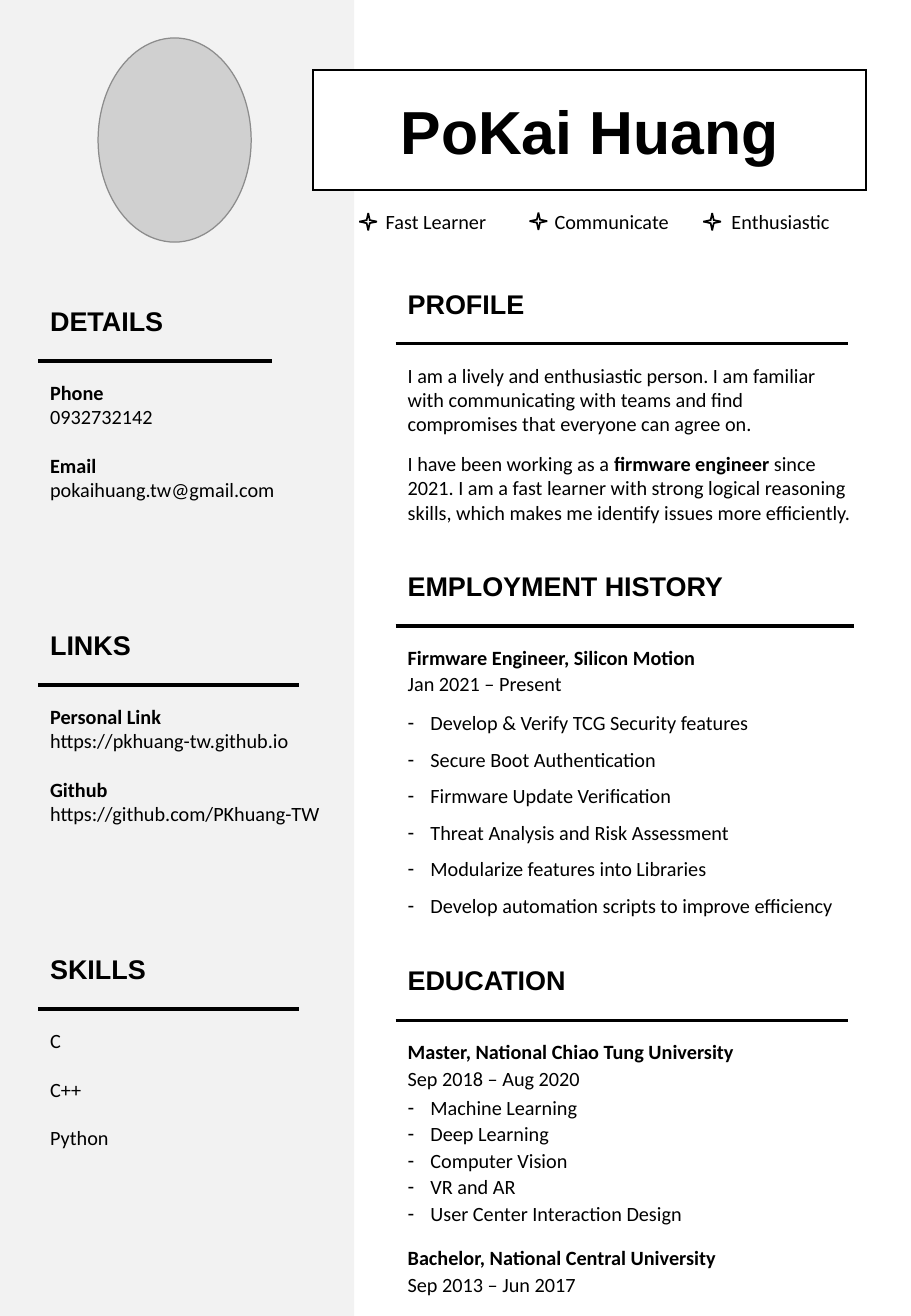
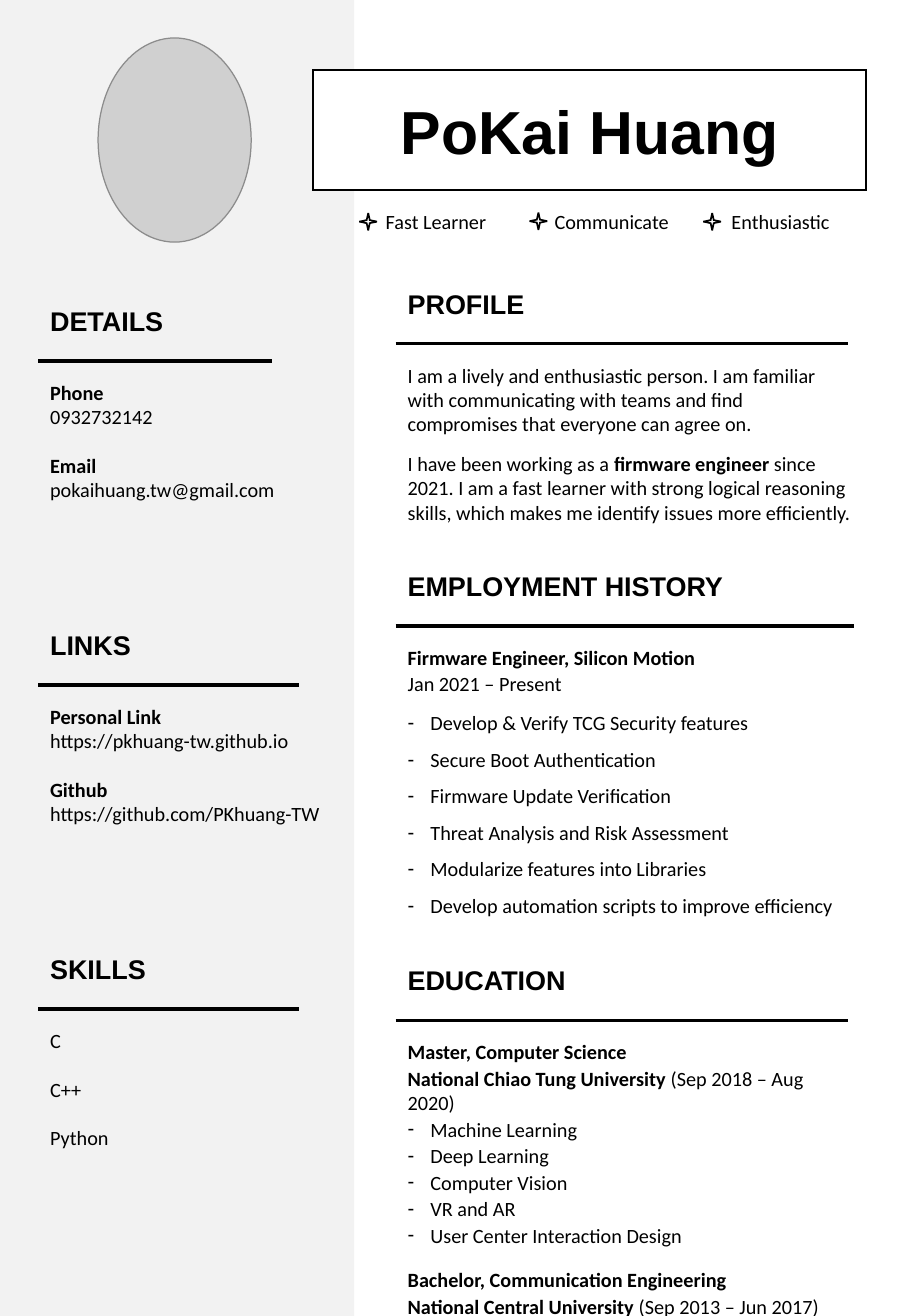
Before and after one commit to PKhuang-TW/HexoCV, a slide deck: slide 1 of public/attaches/PKHuang_Resume.pptx. Drawn at 911x1316 pixels with LibreOffice and Linux fonts; fonts in the diff are those of the drawing; grey boxes stand for pictures. Boxes give left, top, right and bottom in pixels: in the first picture for what was removed or moved away, otherwise in the second. Text is boxed around its words. In the diff, an @@ line names an element or a change of style, - is before the commit and + after.

```diff
--- a/public/attaches/PKHuang_Resume.pptx
+++ b/public/attaches/PKHuang_Resume.pptx
@@ text at (408, 1045, 803, 1113): text changed @@
-Master, National Chiao Tung University
-Sep 2018 – Aug 2020
+Master, Computer Science
+National Chiao Tung University (Sep 2018 – Aug 2020)
@@ text at (408, 1272, 819, 1316): text changed @@
-Bachelor, National Central University
-Sep 2013 – Jun 2017
+Bachelor, Communication Engineering
+National Central University (Sep 2013 – Jun 2017)
```
Also in this commit, not shown: 1 other file.
